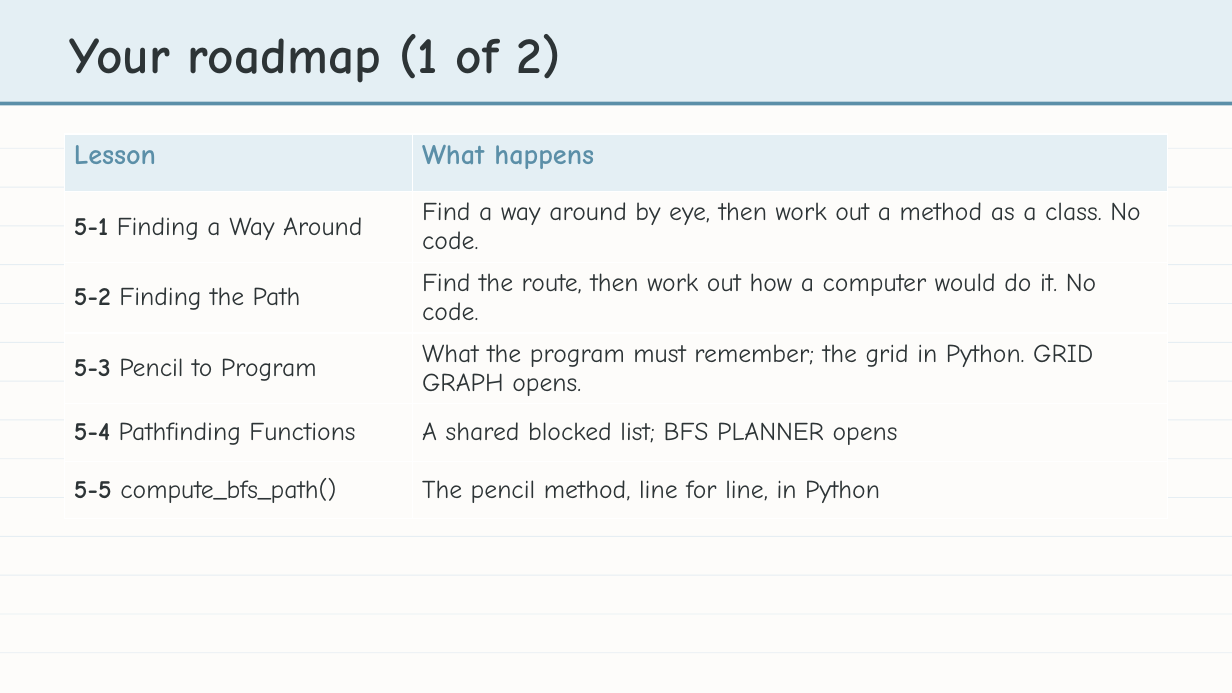
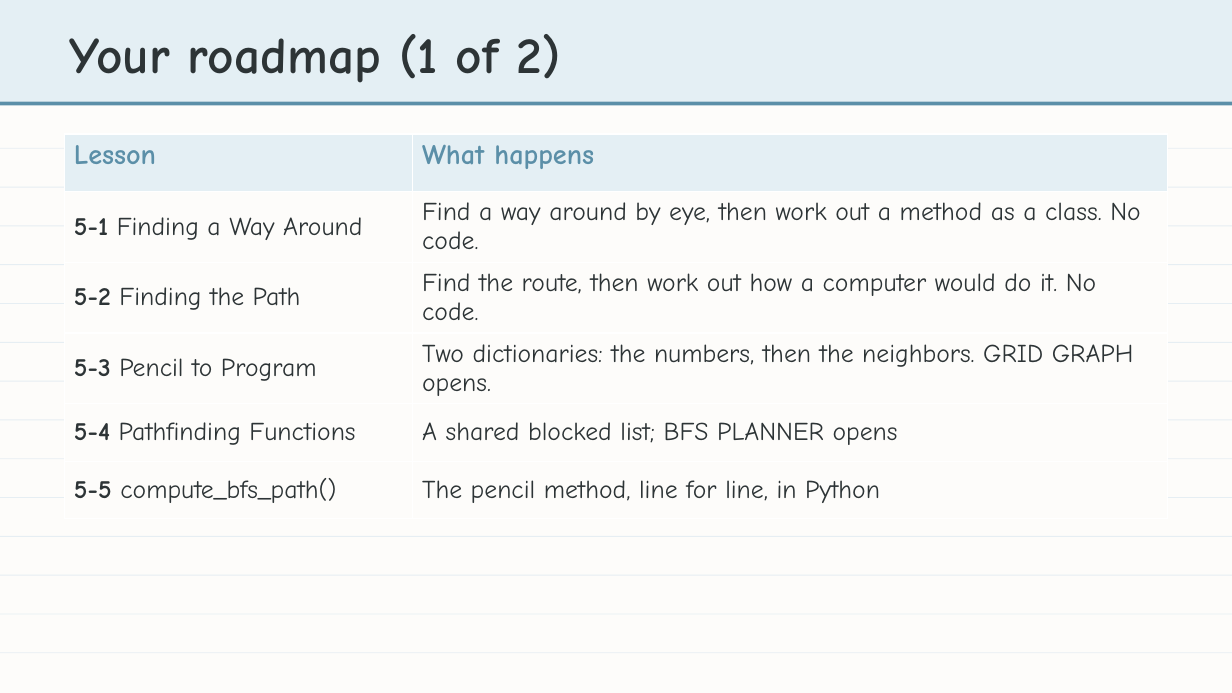
Before and after one commit to bradamiller/LearningPython, a slide deck: slide 9 of static/slides/module-05-pathfinding/module-5-lesson-00-overview.pptx. Drawn at 1232x693 pixels with LibreOffice and Linux fonts; fonts in the diff are those of the drawing. Boxes give left, top, right and bottom in pixels: in the first picture for what was removed or moved away, otherwise in the second. Text is boxed around its words. In the diff, an @@ line names an element or a change of style, - is before the commit and + after.

```diff
--- a/static/slides/module-05-pathfinding/module-5-lesson-00-overview.pptx
+++ b/static/slides/module-05-pathfinding/module-5-lesson-00-overview.pptx
@@ table at [65,134,1167,507] @@
-row 4, column 2: What the program must remember; the grid in Python. GRID GRAPH opens.
+row 4, column 2: Two dictionaries: the numbers, then the neighbors. GRID GRAPH opens.
```
Also in this commit, not shown: 24 other files.
